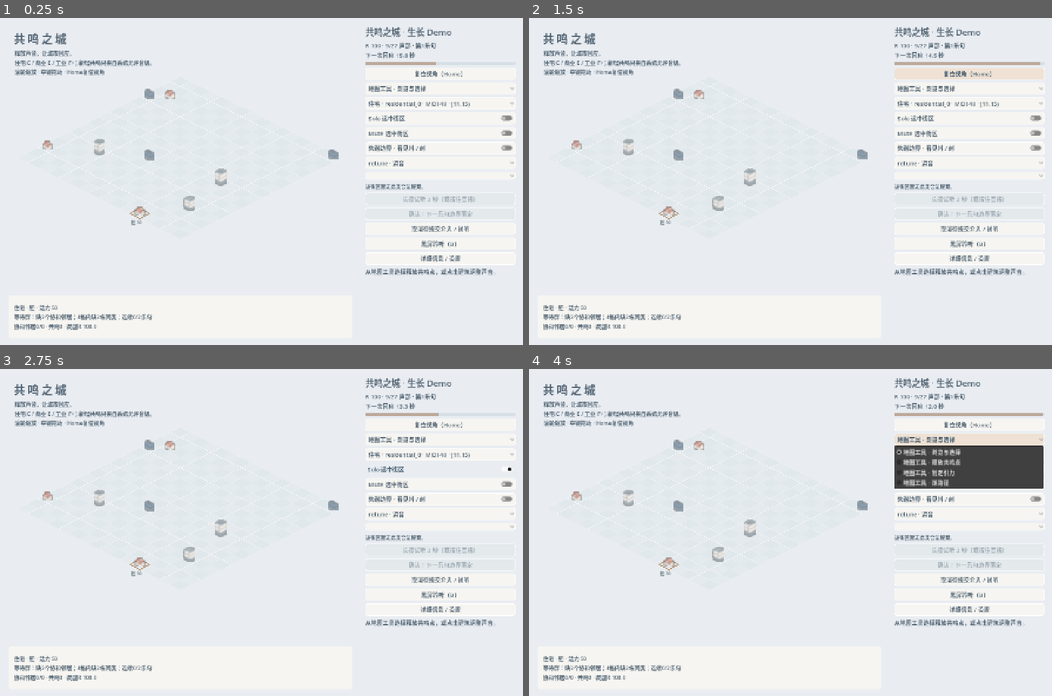
Above: before the commit, frames 1-4 (two rows, left to right).
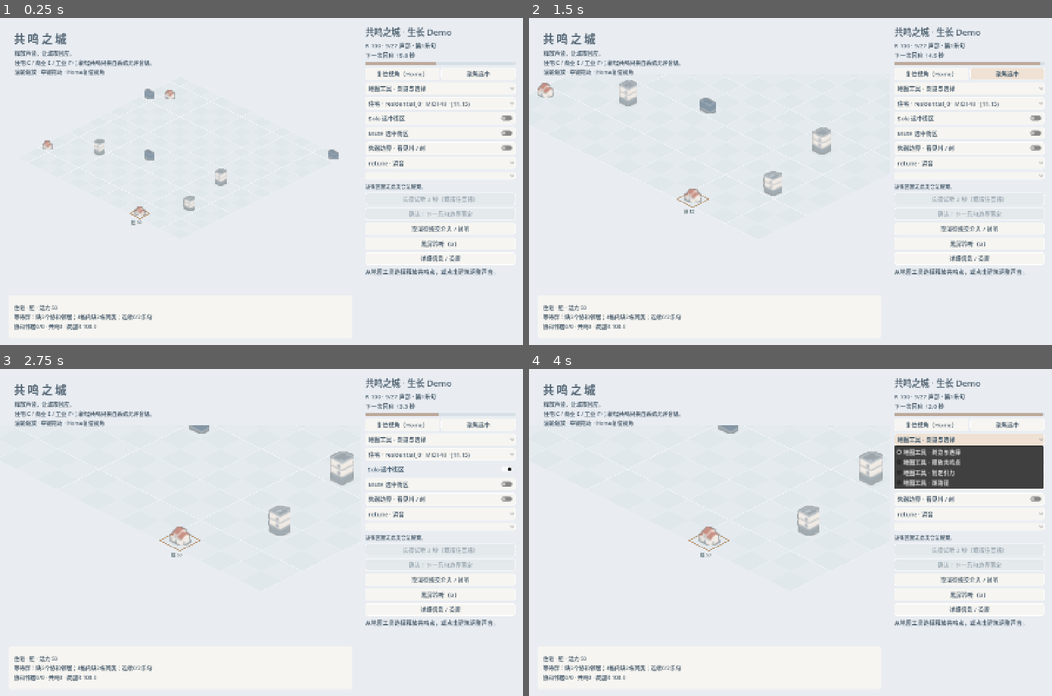
Above: after the commit, the same moments.

Repository: Lbwnb6969/resonance-city
Game: Godot game, scene res://scenes/p0_main.tscn
Same seed, same stepped clock (60 frames per second), same inputs: the game is played once before the commit and once after it.
Inputs (mouse positions are in pixels of both pictures, inside the frame that each line leads up to):
- Up to frame 1 (0.25 s): no input
- Up to frame 2 (1.5 s): click "复位视角（Home）" at 0.5 s; click (1004, 73) at 1.25 s, where only the run after the commit has a clickable "聚焦选中"
- Up to frame 3 (2.75 s): click "Solo 选中街区" at 2 s
- Up to frame 4 (4 s): click "Solo 选中街区" at 2.75 s; click "地图工具 · 浏览与选择" at 3.5 s

The runs differ from the first frame. In frame 1, 0.2% of the frame differs, in the area x 72-94%, y 16-18%; in frame 2, 2.0%, in the area x 1-94%, y 15-64%; in frame 3, 1.6%; in frame 4, 1.6%.

Commit message:
UI-004: focus selected buildings within the visible city area

Diff:
--- a/scripts/ui/p0_main.gd
+++ b/scripts/ui/p0_main.gd
@@ -50,6 +50,7 @@
 var draft_button: CheckButton
 var draft_bias: OptionButton
 var draft_state: Label
+var focus_button: Button
 var map_tool: OptionButton
 var tool_hint: Label
 var details_button: Button
@@ -162,7 +163,17 @@
 	beat_progress.show_percentage = false
 	beat_progress.custom_minimum_size.y = 8
 	controls.add_child(beat_progress)
-	_button("复位视角（Home）","ResetView").pressed.connect(func() -> void: city_view.reset_view())
+	var camera_actions := HBoxContainer.new()
+	camera_actions.name = "CameraActions"
+	controls.add_child(camera_actions)
+	var reset := _button("复位视角（Home）","ResetView")
+	reset.reparent(camera_actions)
+	reset.size_flags_horizontal = Control.SIZE_EXPAND_FILL
+	reset.pressed.connect(func() -> void: city_view.reset_view())
+	focus_button = _button("聚焦选中","FocusSelected")
+	focus_button.reparent(camera_actions)
+	focus_button.size_flags_horizontal = Control.SIZE_EXPAND_FILL
+	focus_button.pressed.connect(city_view.focus_selected)
 	map_tool = OptionButton.new()
 	map_tool.name = "MapTool"
 	for text in ["地图工具 · 浏览与选择","地图工具 · 释放共鸣点","地图工具 · 划定引力","地图工具 · 踩路径"]:
--- a/scripts/visual/city_demo_view.gd
+++ b/scripts/visual/city_demo_view.gd
@@ -42,6 +42,8 @@
 var pan_from := Vector2.ZERO
 var camera_age := 1.0
 var camera_resetting := false
+var camera_focusing := false
+var pan_target := Vector2.ZERO
 var base_scales: Dictionary = {}
 var view_pan := Vector2.ZERO
 var pan_active := false
@@ -100,6 +102,7 @@
 	zoom_world = (position-_view_origin())/view_zoom
 	camera_age = 0.0
 	camera_resetting = false
+	camera_focusing = false
 
 func reset_view() -> void:
 	zoom_from = view_zoom
@@ -108,6 +111,35 @@
 	pan_active = false
 	camera_age = 0.0
 	camera_resetting = true
+	camera_focusing = false
+
+func focus_selected() -> bool:
+	var district := session._district(selected_id)
+	if district.is_empty(): return false
+	var owner: String = district.get("visual_owner",selected_id)
+	if not sprites.has(owner): return false
+	var sprite: Sprite2D = sprites[owner]
+	if not sprite.visible: return false
+	var rect := sprite.get_rect()
+	var scale_at_one: Vector2 = base_scales[owner]
+	var world := (_display_point(session._district(owner))-_view_origin())/view_zoom+rect.get_center()*scale_at_one
+	var upper := float(camera_cfg["header_height"])
+	var bottom := size.y
+	var notice := get_node_or_null("MapNotice") as Control
+	if notice != null: bottom = minf(bottom,notice.position.y)
+	var available := Vector2(size.x,maxf(1.0,bottom-upper))
+	var target := Vector2(available.x*0.5,upper+available.y*0.5)
+	var extent := rect.size*scale_at_one
+	var fit := minf(available.x/extent.x,available.y/extent.y)*float(camera_cfg["focus_margin"])
+	zoom_from = view_zoom
+	zoom_target = clampf(minf(maxf(view_zoom,float(camera_cfg["focus_zoom"])),fit),float(camera_cfg["minimum_zoom"]),float(camera_cfg["maximum_zoom"]))
+	pan_from = view_pan
+	pan_target = target-Vector2(size.x*0.5,float(camera_cfg["origin_y"]))-world*zoom_target
+	pan_active = false
+	camera_age = 0.0
+	camera_resetting = false
+	camera_focusing = true
+	return true
 
 func _sample_camera(delta: float) -> void:
 	var duration := float(camera_cfg["smooth_seconds"])
@@ -115,8 +147,8 @@
 	camera_age = minf(camera_age+delta,duration)
 	var t := 1.0-pow(1.0-camera_age/duration,3.0)
 	view_zoom = lerpf(zoom_from,zoom_target,t)
-	if camera_resetting:
-		view_pan = pan_from.lerp(Vector2.ZERO,t)
+	if camera_resetting or camera_focusing:
+		view_pan = pan_from.lerp(pan_target if camera_focusing else Vector2.ZERO,t)
 	else:
 		view_pan = zoom_pivot-Vector2(size.x*0.5,float(camera_cfg["origin_y"]))-zoom_world*view_zoom
 
@@ -154,6 +186,8 @@
 		if event.button_index == MOUSE_BUTTON_MIDDLE:
 			pan_active = event.pressed and event.position.y >= float(camera_cfg["header_height"])
 			if pan_active:
+				camera_focusing = false
+				camera_resetting = false
 				camera_age = float(camera_cfg["smooth_seconds"])
 				zoom_target = view_zoom
 				tread_start = Vector2i(-1,-1)
--- a/tests/growth_demo_smoke.gd
+++ b/tests/growth_demo_smoke.gd
@@ -118,7 +118,7 @@
 			await process_frame
 			await RenderingServer.frame_post_draw
 			get_root().get_texture().get_image().save_png("res://验证记录/Demo/镜头推近.png")
-		main.controls.get_node("ResetView").pressed.emit()
+		main.controls.find_child("ResetView",true,false).pressed.emit()
 		await create_timer(float(view.camera_cfg["smooth_seconds"])+0.05).timeout
 		assert(view.view_zoom == 1.0 and view.view_pan == Vector2.ZERO)
 		assert(view.cell_at(view.point(chosen)) == chosen and main.model.session.city == before)
--- a/tests/picking_contract.gd
+++ b/tests/picking_contract.gd
@@ -70,7 +70,8 @@
 	return Vector2(-1,-1)
 func capture() -> void:
 	await frames()
-	root.get_texture().get_image().save_png("res://验证记录/Demo/轮廓点选_透明角落.png")
+	var name := "聚焦前轮廓复核" if "--focus" in OS.get_cmdline_user_args() else "轮廓点选_透明角落"
+	root.get_texture().get_image().save_png("res://验证记录/Demo/"+name+".png")
 func run_check() -> void:
 	check(DisplayServer.get_name() != "headless","requires actual GPU")
 	var main: Control = load("res://scenes/p0_main.tscn").instantiate()
@@ -138,7 +139,70 @@
 	await click(view,view.point(Vector2i(8,8)))
 	check(main._selected_id() == "partner","compound second plot independently selected")
 	check(main.model.session.snapshot() == saved,"pixel picking does not mutate city/RNG/pending")
+	if "--focus" in OS.get_cmdline_user_args():
+		marker.visible = false
+		await check_focus(main)
 	print("PICKING %s checks=%d real_PNG/empty/roof/compound/zoom/readonly" % ["FAIL" if failed else "PASS",checks])
 	main.queue_free()
 	await frames()
 	quit(1 if failed else 0)
+
+func image_bounds(view: Control,id: String) -> Rect2:
+	var sprite: Sprite2D = view.sprites[id]
+	return Rect2(sprite.position+sprite.get_rect().position*sprite.scale,sprite.get_rect().size*sprite.scale)
+func check_focus(main: Control) -> void:
+	var view: Control = main.city_view
+	check(main.model.session.request_release(48,Vector2i(2,2),main.clock.renderer.transport.rendered_frames,main.clock.renderer.transport.audible_frame)["accepted"],"pending release fixture")
+	main.diagnosis_button.button_pressed = true
+	main._select_district("partner")
+	await frames()
+	var saved: Dictionary = main.model.session.snapshot()
+	await click(main,main.focus_button.get_global_rect().get_center())
+	check(view.camera_focusing and view.camera_age < float(view.camera_cfg["smooth_seconds"]),"actual focus button starts smooth movement")
+	await create_timer(float(view.camera_cfg["smooth_seconds"])+0.05).timeout
+	await frames()
+	var bounds := image_bounds(view,"home")
+	var top := float(view.camera_cfg["header_height"])
+	var bottom: float = view.get_node("MapNotice").position.y
+	var center := Vector2(view.size.x*0.5,(top+bottom)*0.5)
+	check(bounds.get_center().distance_to(center) < 0.01,"compound centered as whole image, not just its ground point")
+	check(bounds.position.y >= top and bounds.end.y <= bottom and bounds.position.x >= 0 and bounds.end.x <= view.size.x,"whole compound clear of header/card/panel")
+	check(main._selected_id() == "partner" and main.model.session.snapshot() == saved,"focus retains independent selected half and pending/RNG")
+	check(view.view_zoom >= float(view.camera_cfg["focus_zoom"]) and view.view_zoom <= float(view.camera_cfg["maximum_zoom"]),"legal focus zoom")
+	await frames()
+	root.get_texture().get_image().save_png("res://验证记录/Demo/聚焦选中连宅.png")
+	var cursor: Vector2 = view.point(Vector2i(8,8))
+	var wheel := InputEventMouseButton.new()
+	wheel.button_index = MOUSE_BUTTON_WHEEL_DOWN
+	wheel.pressed = true
+	wheel.position = cursor
+	view._gui_input(wheel)
+	check(not view.camera_focusing,"wheel takes over focus")
+	await create_timer(float(view.camera_cfg["smooth_seconds"])+0.05).timeout
+	check(view.point(Vector2i(8,8)).distance_to(cursor) < 0.01,"wheel preserves pivot after focus")
+	await click(main,main.focus_button.get_global_rect().get_center())
+	var before_pan: Vector2 = view.view_pan
+	var middle := InputEventMouseButton.new()
+	middle.button_index = MOUSE_BUTTON_MIDDLE
+	middle.pressed = true
+	middle.position = cursor
+	view._gui_input(middle)
+	var motion := InputEventMouseMotion.new()
+	motion.position = cursor+Vector2(50,-20)
+	motion.relative = Vector2(50,-20)
+	view._gui_input(motion)
+	middle.pressed = false
+	view._gui_input(middle)
+	check(not view.camera_focusing and view.view_pan.distance_to(before_pan+motion.relative) < 0.01,"middle drag stops focus without jumping")
+	main._select_district("shop")
+	await frames()
+	await click(main,main.focus_button.get_global_rect().get_center())
+	await create_timer(float(view.camera_cfg["smooth_seconds"])+0.05).timeout
+	await frames()
+	bounds = image_bounds(view,"shop")
+	check(bounds.get_center().distance_to(center) < 0.01 and bounds.position.y >= top and bounds.end.y <= bottom,"single tall building also framed")
+	await click(main,main.controls.find_child("ResetView",true,false).get_global_rect().get_center())
+	await create_timer(float(view.camera_cfg["smooth_seconds"])+0.05).timeout
+	check(view.view_pan == Vector2.ZERO and view.view_zoom == float(view.camera_cfg["default_zoom"]),"actual adjacent reset restores full map")
+	check(main.model.session.snapshot() == saved,"all camera operations leave city/RNG/pending untouched")
+	print("FOCUS_CAMERA PASS actual_button/whole_image/visible_area/interrupts/reset/readonly" if not failed else "FOCUS_CAMERA FAIL")
--- a/数据/spec_values.json
+++ b/数据/spec_values.json
@@ -425,7 +425,9 @@
     "wheel_multiplier": 1.15,
     "header_height": 156.0,
     "origin_y": 174.0,
-    "smooth_seconds": 0.7
+    "smooth_seconds": 0.7,
+    "focus_zoom": 2.0,
+    "focus_margin": 0.85
   },
   "visual_diagnosis": {
     "slow_min_hz": 3.0,
@@ -449,6 +451,6 @@
     "spec.city.md": "9a1758bbe75438ce19dbe3767d9c89b622425682c3cf1be4f1197d481632de9e",
     "spec.harmony.md": "271229aac6b30d27bd6588c0f44564dd2dc3aae8328ab4ab1b0d67230435dff2",
     "spec.proposal.md": "0c5b5b93e7c99c82d6e1384f0aa552b3d61db938f3b786bbc8d44e2e624bb74a",
-    "spec.ui.md": "0ec8fc2bbfd3cd07352b243aa1cd548bf5d16ed3e2d39684a84057d10b939111"
+    "spec.ui.md": "5e6a789337d9b0fd5caa6a1e840a35c0b7c77f34a6d28bb264020d396416b375"
   }
 }
Binary file added: 验证记录/Demo/废弃/2026-10-09_聚焦图测试标注收起前/聚焦选中连宅.png
Binary file added: 验证记录/Demo/聚焦前轮廓复核.png
Binary file added: 验证记录/Demo/聚焦选中连宅.png
Not shown, changed: PROJECT.md
Not shown, changed: tools/build_spec_data.py
Not shown, changed: 文档/01_执行规格/spec.ui.md
Not shown, changed: 文档/02_验收/DOD.md
Not shown, changed: 文档/Demo快速开始.md
Not shown, changed: 文档/执行交接-P0.md
Not shown, changed: 文档/执行交接-城市生长.md
Not shown, changed: 文档/执行日志-P0.md
Not shown, changed: 文档/续作导航-v2与v3.md
(and 3 more such lines)
